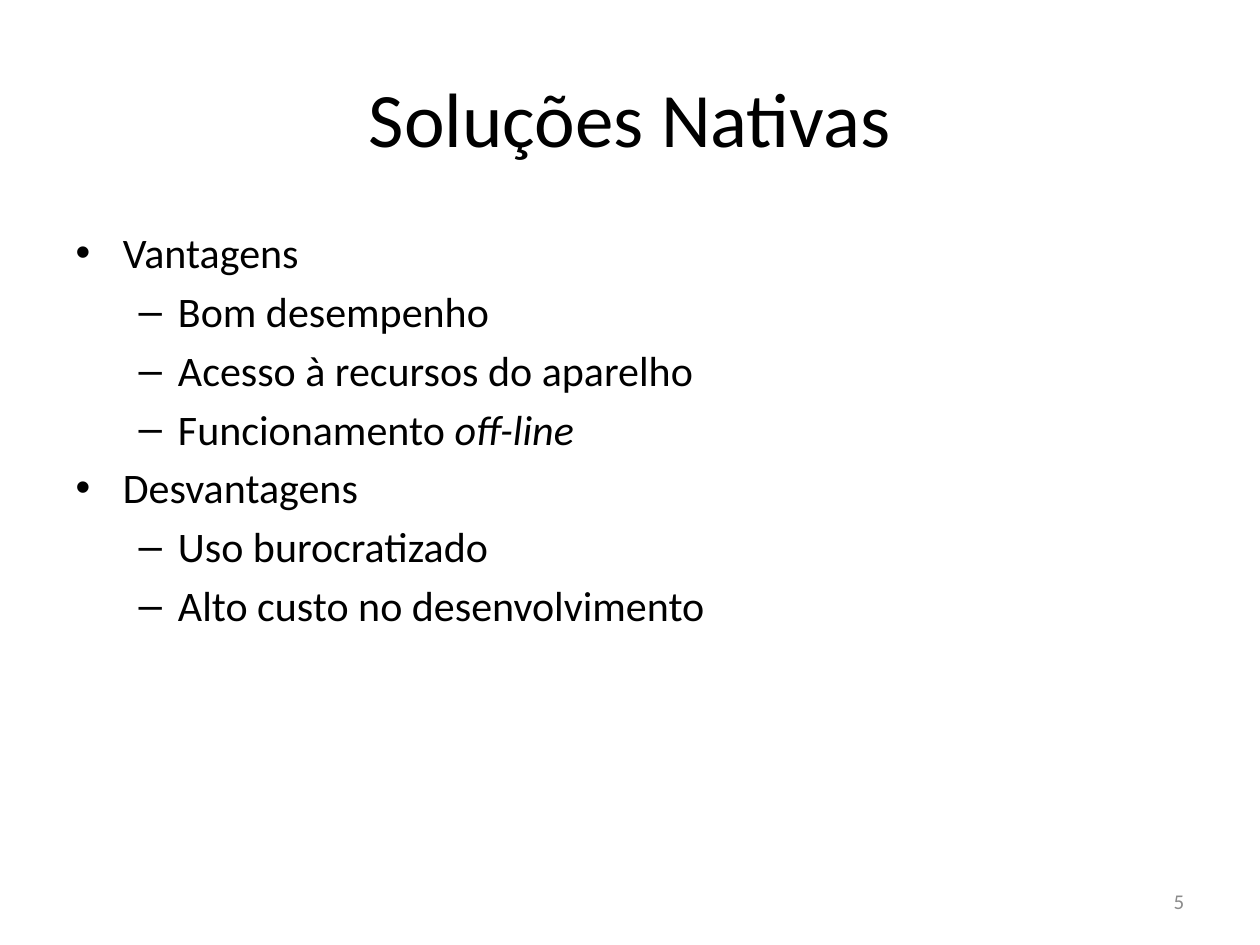
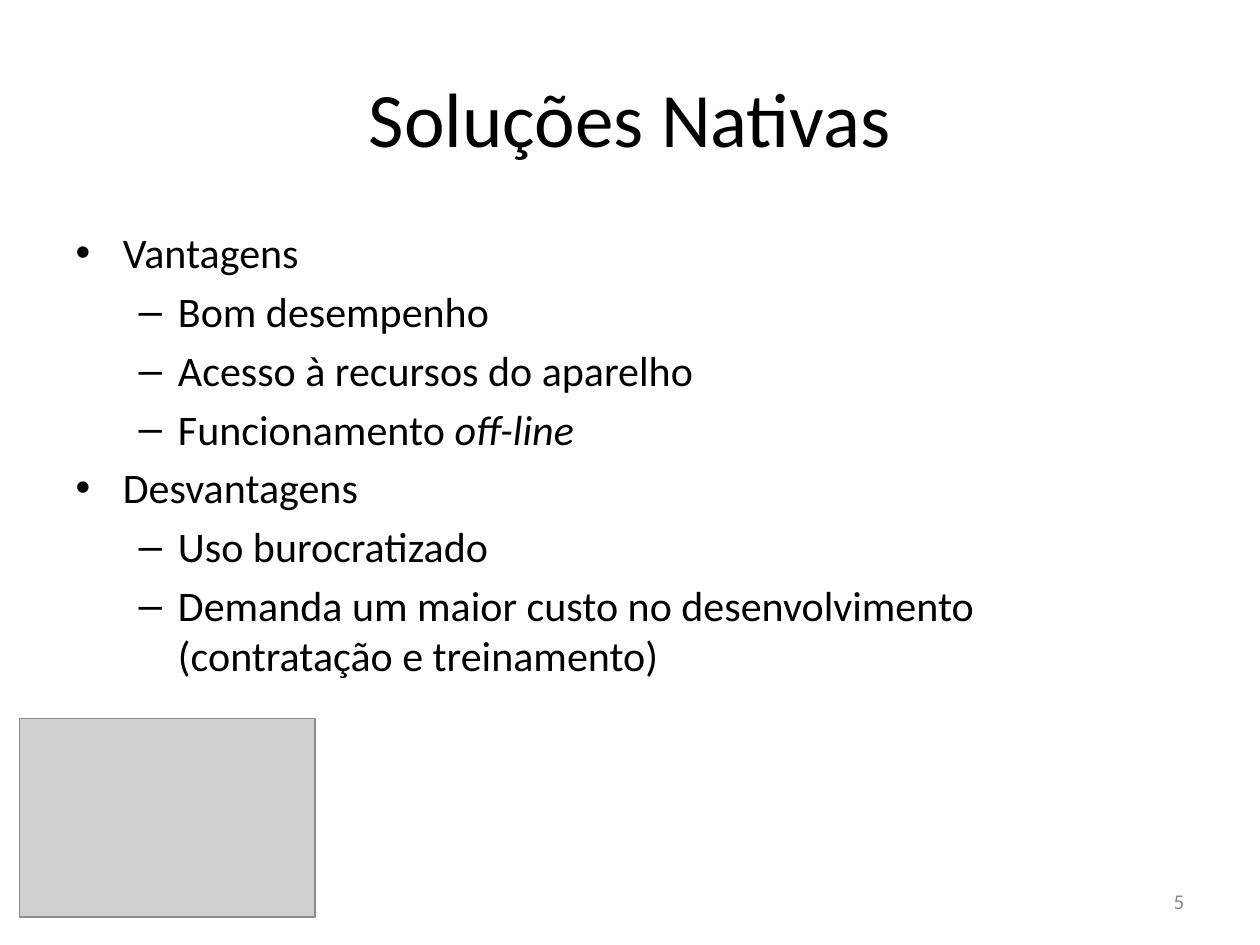
Before and after one commit to rfc410/tcc, a slide deck: slide 5 of apresentacao.pptx. Drawn at 1260x945 pixels with LibreOffice and Linux fonts; fonts in the diff are those of the drawing; grey boxes stand for pictures. Boxes give left, top, right and bottom in pixels: in the first picture for what was removed or moved away, otherwise in the second. Text is boxed around its words. In the diff, an @@ line names an element or a change of style, - is before the commit and + after.

```diff
--- a/apresentacao.pptx
+++ b/apresentacao.pptx
@@ text at (x1=178, y1=591, x2=973, y2=678): text changed @@
-  – Alto custo no desenvolvimento
+  – Demanda um maior custo no desenvolvimento (contratação e treinamento)
@@ picture added at (x1=20, y1=718, x2=315, y2=916) @@
```
Also in this commit, not shown: 12 other slides changed, 2 slides added, 4 slides removed.
